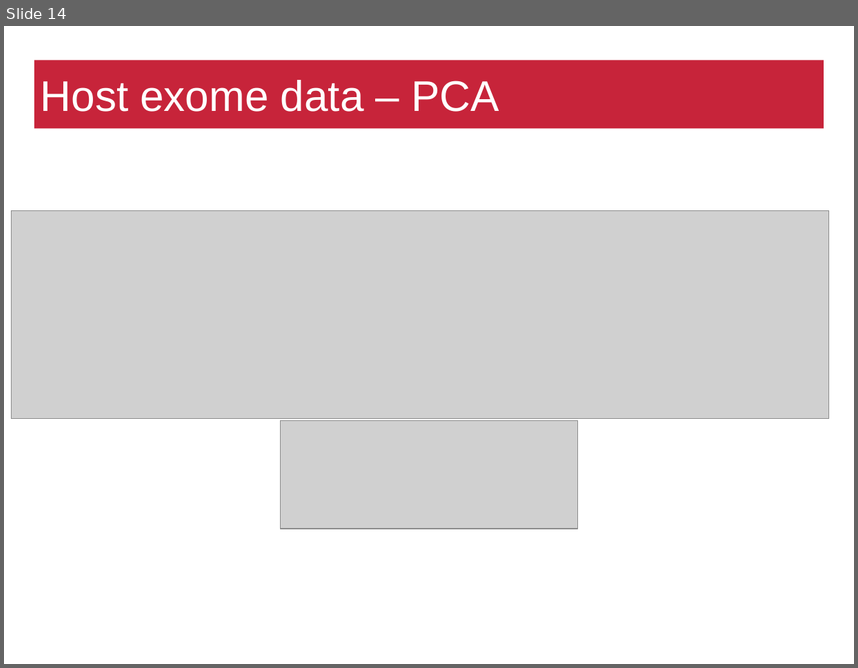
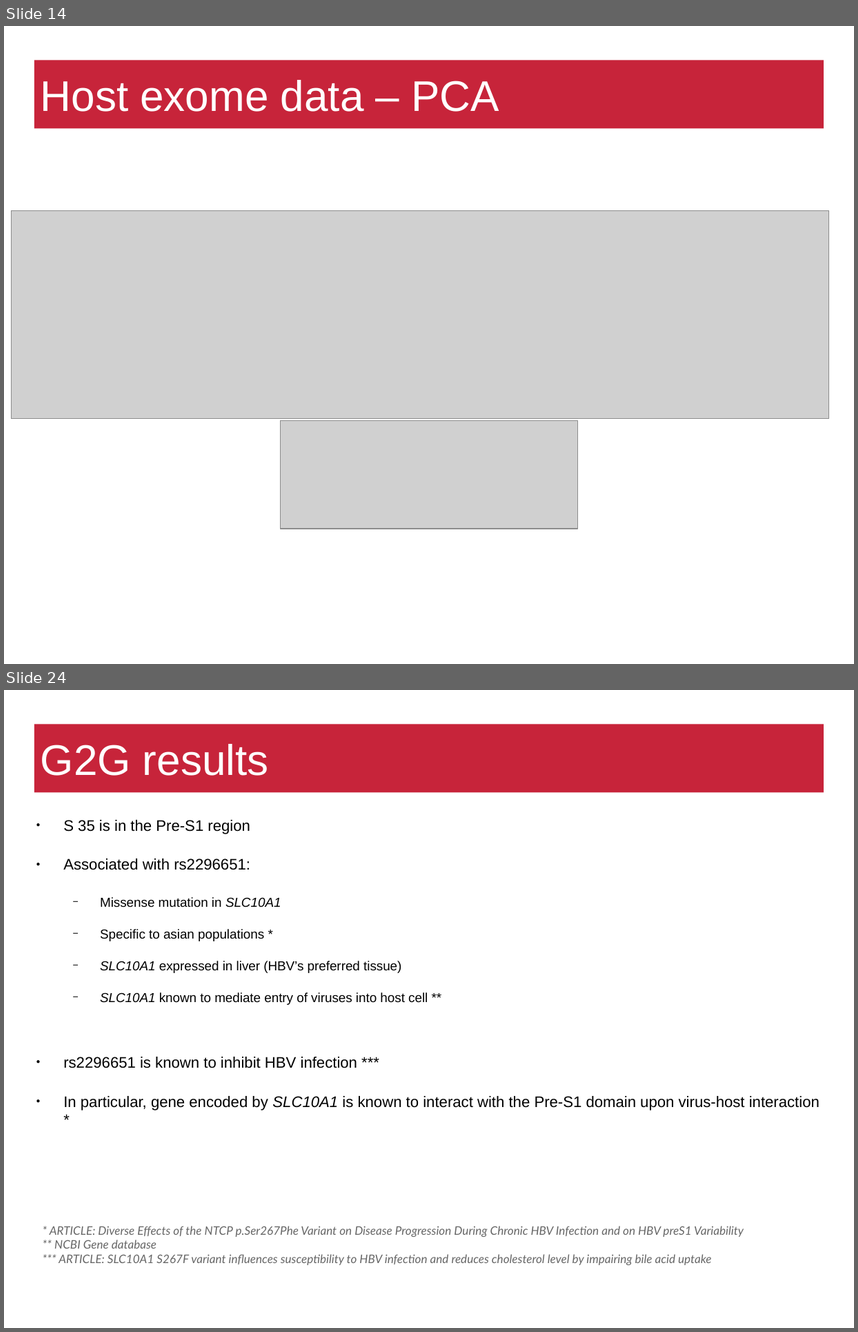
Before and after one commit to matthiaszeller/HBV, a slide deck: Presentation.odp. Shown one above the other, each under a label of ours: slide 14 before the commit, slides 14 and 24 after it; the slides between them are not shown. The pictures are 858x668 and 858x1332 pixels, drawn with LibreOffice and Linux fonts; fonts in the diff are those of the drawing; grey boxes stand for pictures; background and template pictures are left out. Boxes give left, top, right and bottom in pixels: in the first picture for what was removed or moved away, otherwise in the second. Text is boxed around its words. In the diff, an @@ line names an element or a change of style, - is before the commit and + after.

```diff
--- a/Presentation.odp
+++ b/Presentation.odp
@@ slide 24 added at box(4, 690, 854, 1328), background #FFFFFF @@
@@ title added at box(34, 724, 824, 793), fill #C7243A, 40 pt, text #FFFFFF @@
+G2G results
@@ text added at box(63, 820, 820, 1110), 14.3 pt, text #000000 @@
+● S 35 is in the Pre-S1 region
+● Associated with rs2296651:
+  − Missense mutation in SLC10A1
+  − Specific to asian populations *
+  − SLC10A1 expressed in liver (HBV’s preferred tissue)
+  − SLC10A1 known to mediate entry of viruses into host cell **
+● rs2296651 is known to inhibit HBV infection ***
+● In particular, gene encoded by SLC10A1 is known to interact with the Pre-S1 domain upon virus-host interaction *
@@ text added at box(50, 1225, 744, 1265), 11 pt, text #666666, italic @@
+* ARTICLE: Diverse Effects of the NTCP p.Ser267Phe Variant on Disease Progression During Chronic HBV Infection and on HBV preS1 Variability
+** NCBI Gene database
+*** ARTICLE: SLC10A1 S267F variant influences susceptibility to HBV infection and reduces cholesterol level by impairing bile acid uptake
@@ page number added at box(648, 1283, 846, 1327), 14 pt, text #FFFFFF @@
+24
```
Also in this commit, not shown: 9 slides changed, 4 other slides added, 4 slides removed.
